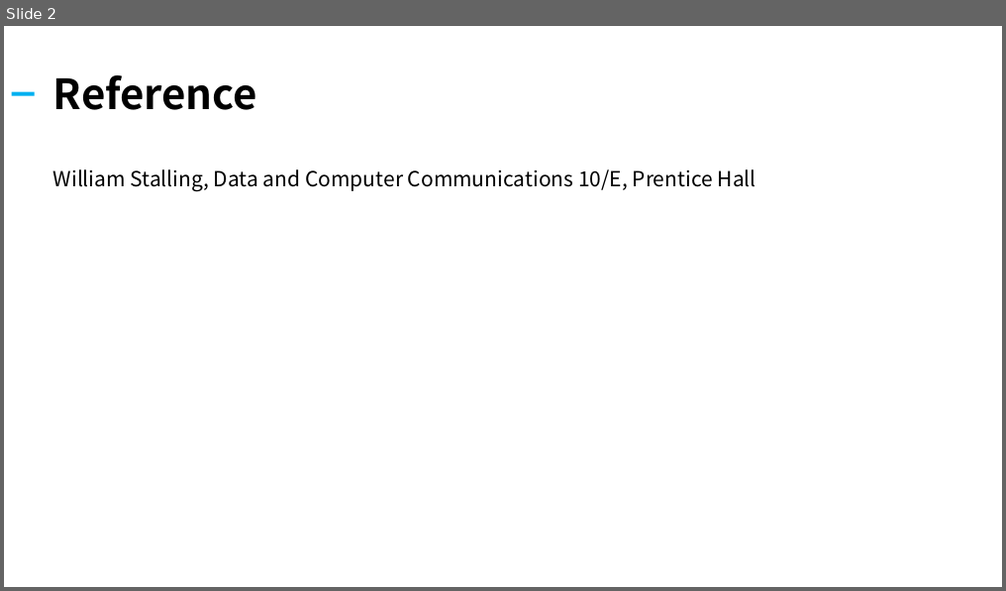
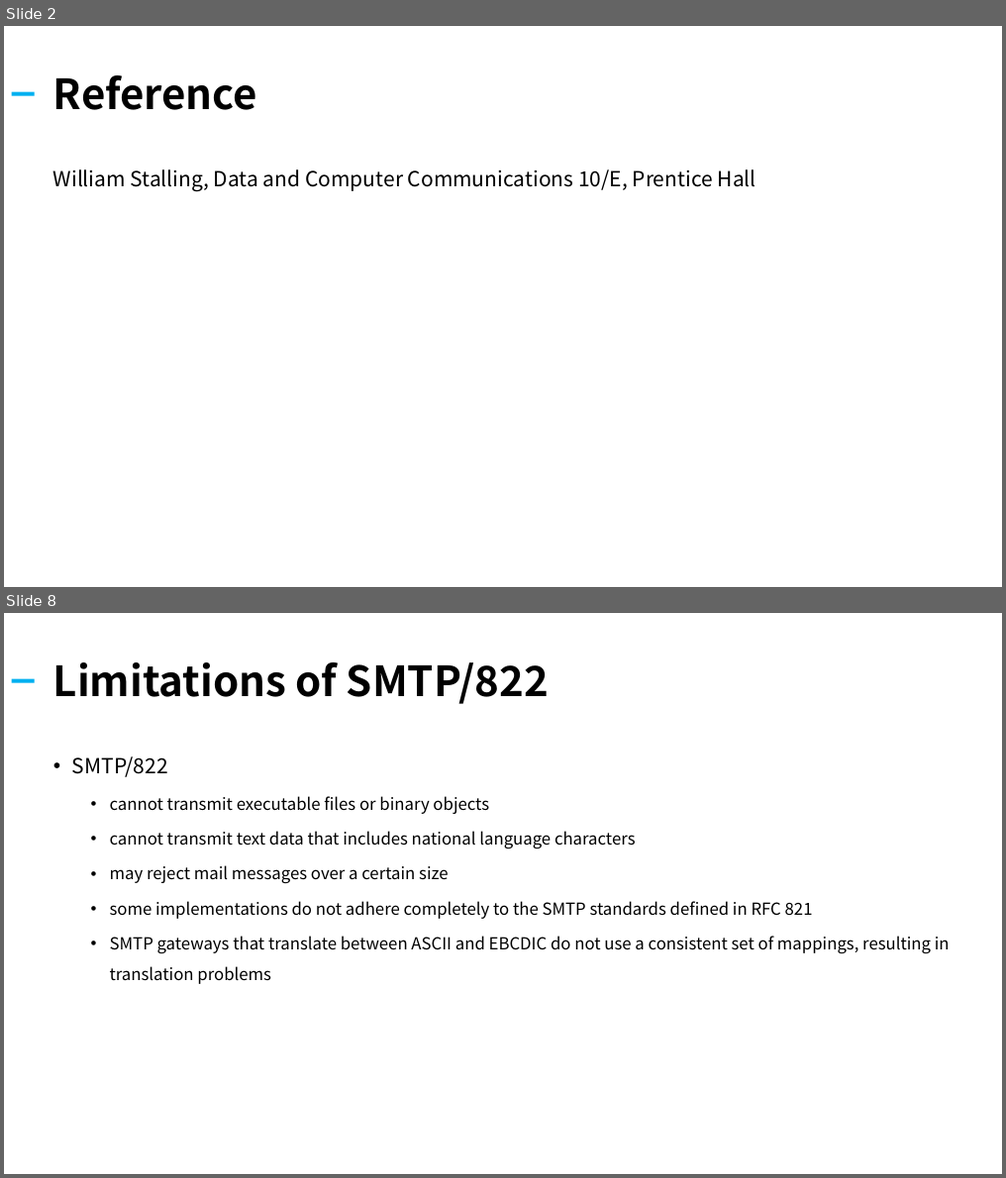
Before and after one commit to kiku99/AWS, a slide deck: Network/12. Network Internet Application.pptx. Shown one above the other, each under a label of ours: slide 2 before the commit, slides 2 and 8 after it; the slides between them are not shown. The pictures are 1006x591 and 1006x1178 pixels, drawn with LibreOffice and Linux fonts; fonts in the diff are those of the drawing. Boxes give left, top, right and bottom in pixels: in the first picture for what was removed or moved away, otherwise in the second. Text is boxed around its words. In the diff, an @@ line names an element or a change of style, - is before the commit and + after.

```diff
--- a/Network/12. Network Internet Application.pptx
+++ b/Network/12. Network Internet Application.pptx
@@ slide 8 added at (4,613,1002,1174), background #FFFFFF @@
@@ title added at (54,663,548,704), 40 pt, text #000000, bold @@
+Limitations of SMTP/822
@@ rectangle added at (12,679,35,682), fill #00B0F0 @@
@@ text added at (72,757,949,984), 16 pt, text #000000 @@
+• SMTP/822
+  • cannot transmit executable files or binary objects
+  • cannot transmit text data that includes national language characters
+  • may reject mail messages over a certain size
+  • some implementations do not adhere completely to the SMTP standards defined in RFC 821
+  • SMTP gateways that translate between ASCII and EBCDIC do not use a consistent set of mappings, resulting in translation problems
```
Also in this commit, not shown: 1 slide changed, 20 other slides added, 20 slides removed, 1 other file.
